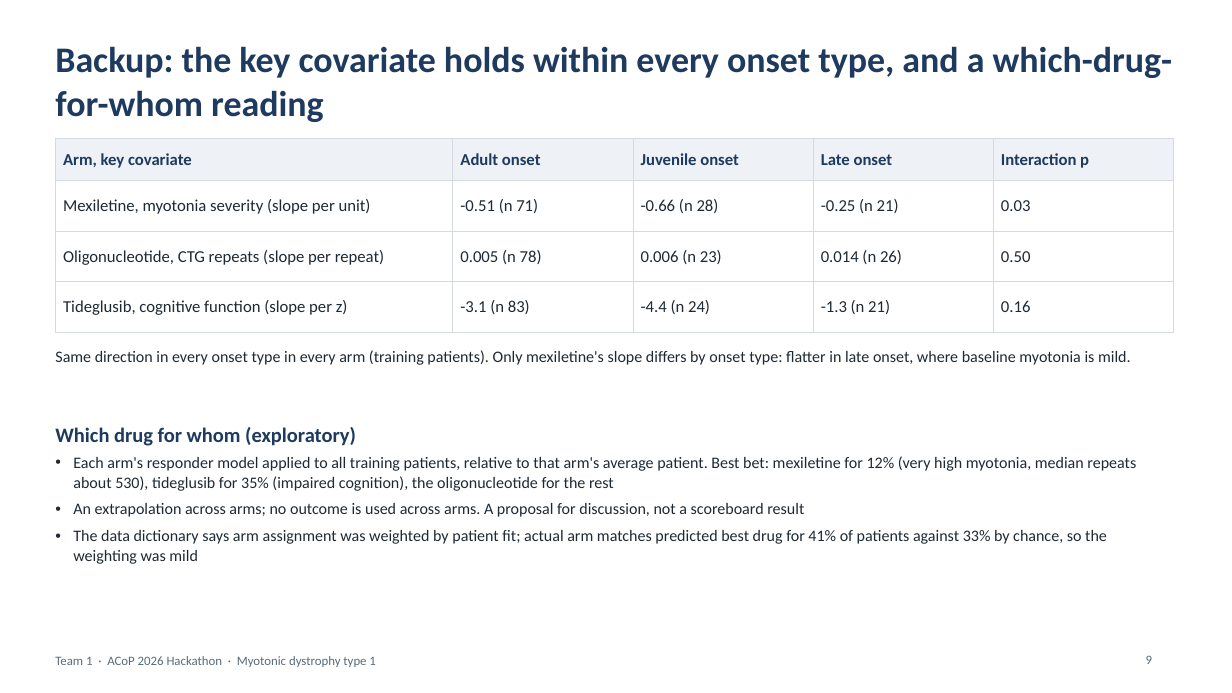
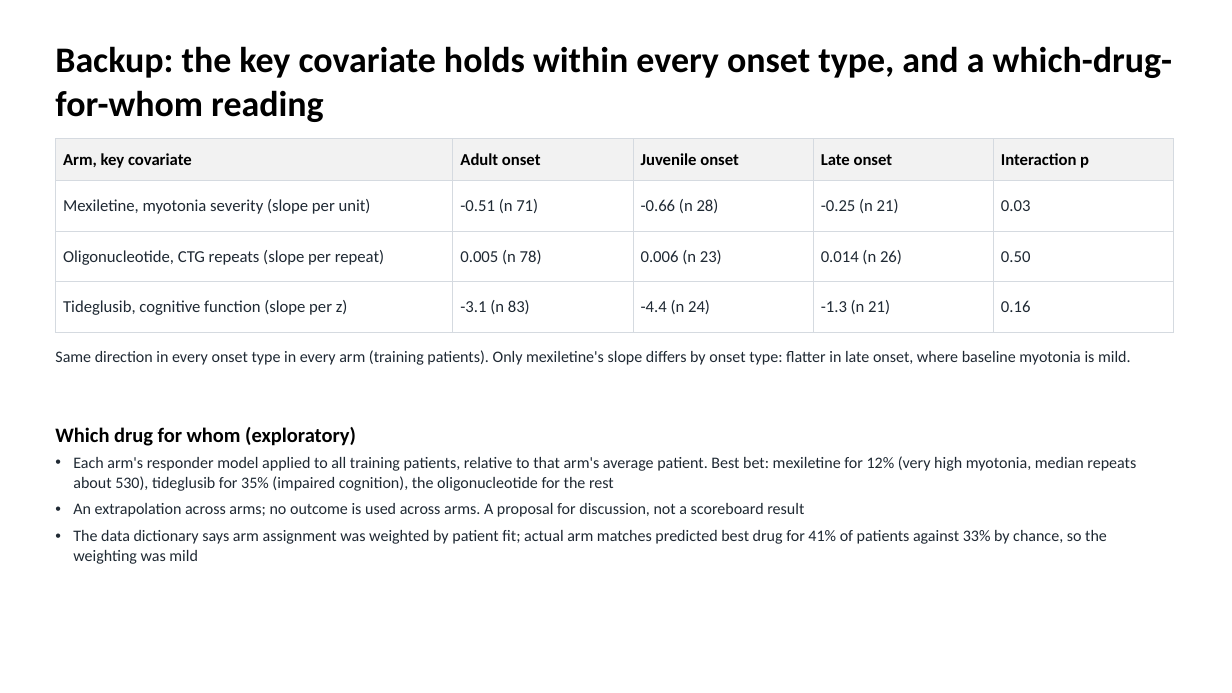
Before and after one commit to euibeom135-cell/acop2026-hackathon-team1, a slide deck: slide 9 of slides/Team1_DM1_slides.pptx. Drawn at 1232x693 pixels with LibreOffice and Linux fonts; fonts in the diff are those of the drawing. Boxes give left, top, right and bottom in pixels: in the first picture for what was removed or moved away, otherwise in the second. Text is boxed around its words. In the diff, an @@ line names an element or a change of style, - is before the commit and + after.

```diff
--- a/slides/Team1_DM1_slides.pptx
+++ b/slides/Team1_DM1_slides.pptx
@@ title "Backup: the key covariate holds ..." at box(55, 46, 1172, 122): text colour #1E3A5F to #000000 @@
@@ table at box(55, 139, 1174, 319) @@
@@ fill #EEF2F6 to #F2F2F2 in row 1 @@
@@ text colour #1E3A5F to #000000 in "Arm, key covariate", "Adult onset", "Juvenile onset", "Late onset" and 1 more places @@
@@ text "Which drug for whom (exploratory)" at box(55, 427, 356, 446): text colour #1E3A5F to #000000 @@
@@ text removed at box(55, 656, 375, 667) @@
-Team 1 · ACoP 2026 Hackathon · Myotonic dystrophy type 1
@@ page number removed at box(1146, 656, 1152, 664) @@
-9
```
Also in this commit, not shown: 9 other slides changed.
